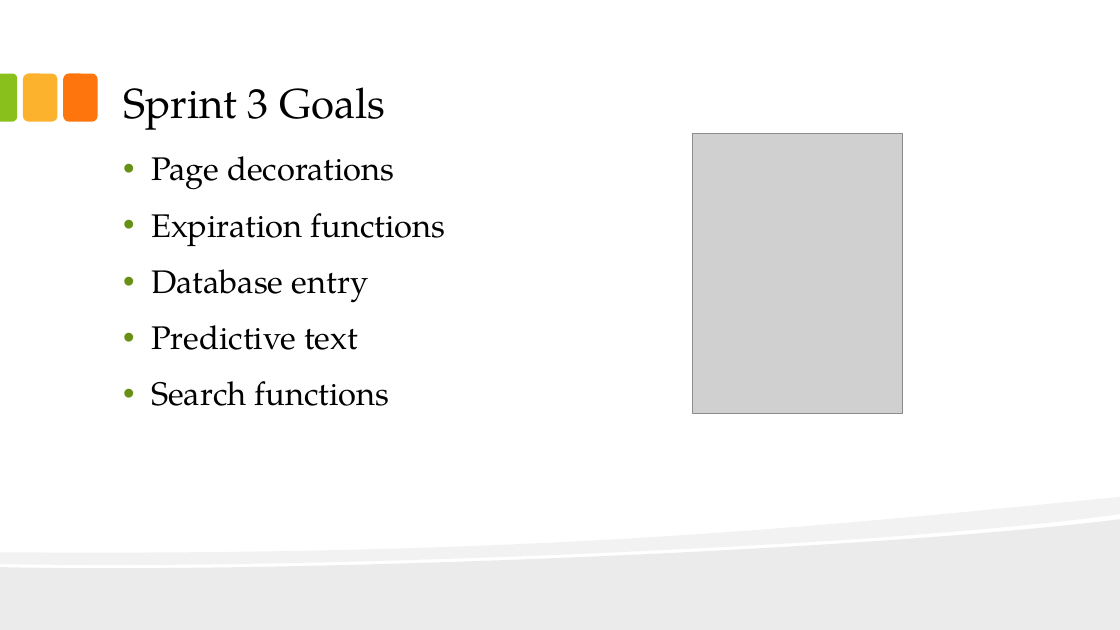
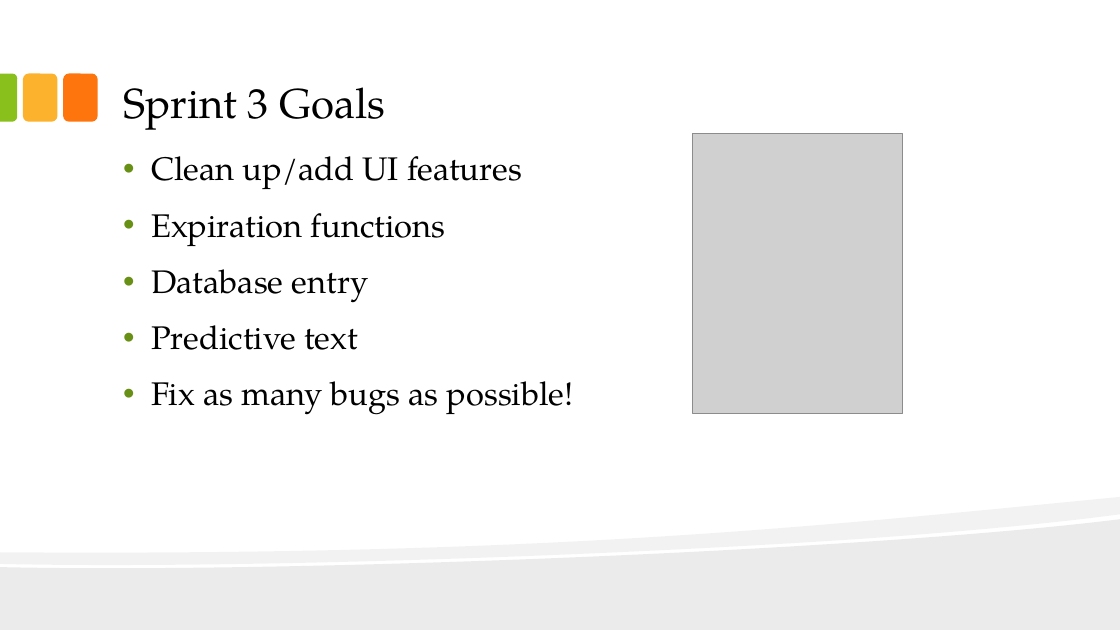
Before and after one commit to pclundaahl/grocerybuddy, a slide deck: slide 4 of Team Docs/Sprint 3 Planning Presentation.pptx. Drawn at 1120x630 pixels with LibreOffice and Linux fonts; fonts in the diff are those of the drawing; grey boxes stand for pictures. Boxes give left, top, right and bottom in pixels: in the first picture for what was removed or moved away, otherwise in the second. Text is boxed around its words. In the diff, an @@ line names an element or a change of style, - is before the commit and + after.

```diff
--- a/Team Docs/Sprint 3 Planning Presentation.pptx
+++ b/Team Docs/Sprint 3 Planning Presentation.pptx
@@ text at [151,156,522,189]: text changed @@
-• Page decorations
+• Clean up/add UI features
@@ text at [151,381,574,415]: text changed @@
-• Search functions
+• Fix as many bugs as possible!
```
Also in this commit, not shown: 2 other slides changed, 1 other file.
